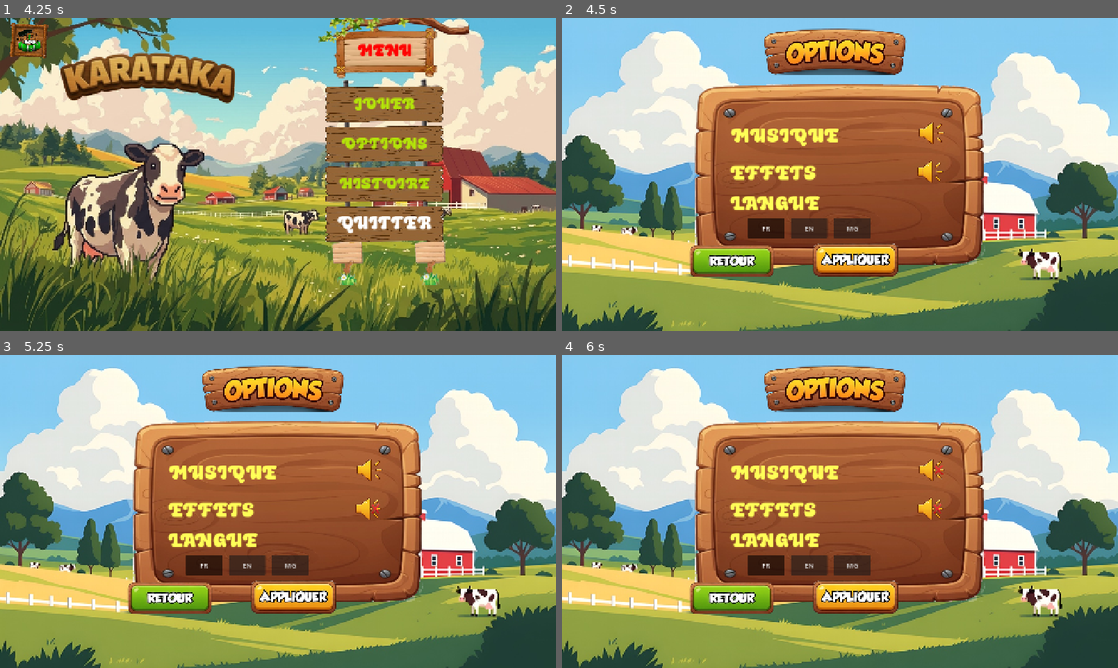
Above: before the commit, frames 1-4 (two rows, left to right).
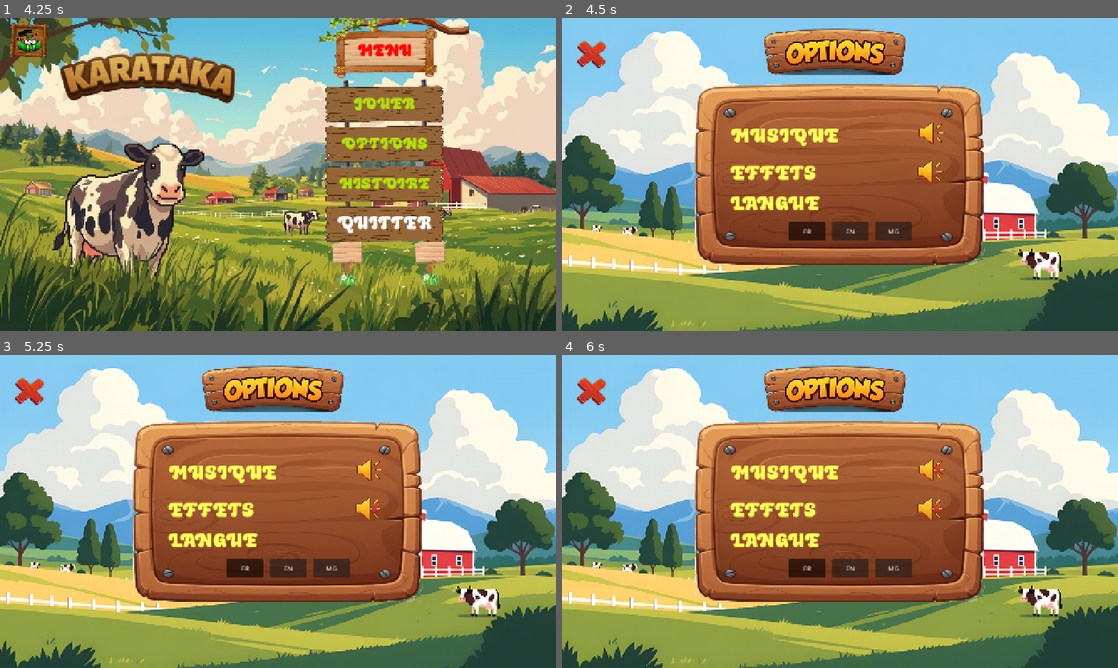
Above: after the commit, the same moments.

Repository: mosa-150505/karataka
Game: Godot game, scene res://scenes/ui/scenes/intro.tscn
Two runs of this game, one before a commit and one after it. Both use one fixed random seed, a clock stepped at 60 frames per second and the inputs below.
Inputs (mouse positions are in pixels of both pictures, inside the frame that each line leads up to):
- Up to frame 1 (4.25 s): move the mouse to (400, 158) at 0.52 s; hold Right (ui_right) 0.53-1.28 s; click (400, 158) at 0.67 s; move the mouse to (166, 190) at 1.27 s; hold Down (ui_down) 1.28-2.03 s; tap Enter at 2 s; move the mouse to (333, 105) at 2.02 s; hold Right (ui_right) 2.03-2.78 s; move the mouse to (250, 237) at 2.77 s; hold Up (ui_up) 2.78-3.53 s; click (250, 237) at 2.92 s; tap Space at 3.5 s; move the mouse to (444, 221) at 3.52 s; hold Left (ui_left) from 3.53 s (still down)
- Up to frame 2 (4.5 s): release Left (ui_left) at 4.25 s; click "OPTIONS" at 4.25 s
- Up to frame 3 (5.25 s): click "HISTOIRE" at 5 s
- Up to frame 4 (6 s): click (945, 470) at 5.75 s

Frame 1 is identical in both runs. In frame 2, 4.5% of the frame differs, in the area x 2-63%, y 7-83%; in frame 3, 4.5%; in frame 4, 4.5%.

Commit message:
fix: change return button

Diff:
--- a/scenes/maps/map.tscn
+++ b/scenes/maps/map.tscn
@@ -9,6 +9,9 @@
 [ext_resource type="Script" uid="uid://dg14quw15wifl" path="res://scenes/maps/script_for_map/house_1.gd" id="4_lwbun"]
 [ext_resource type="Script" uid="uid://duwuvn3hqu3dl" path="res://scenes/maps/script_for_map/banque.gd" id="4_xltkm"]
 [ext_resource type="Script" uid="uid://bbdn4k61pmji7" path="res://scenes/maps/script_for_map/tsena.gd" id="6_elcdo"]
+[ext_resource type="Texture2D" uid="uid://5des67hv0eth" path="res://exit_idle.png" id="10_bb6qu"]
+[ext_resource type="Texture2D" uid="uid://2xwl5j0pd6be" path="res://exit_hover.png" id="11_xvi8g"]
+[ext_resource type="Script" uid="uid://c3xpuwet00cjj" path="res://scripts/ui/scripts/return.gd" id="12_yr6hx"]
 
 [sub_resource type="CircleShape2D" id="CircleShape2D_jpo4d"]
 radius = 113.017715
@@ -21,6 +24,19 @@
 
 [sub_resource type="CircleShape2D" id="CircleShape2D_wbfjn"]
 radius = 113.0177
+
+[sub_resource type="StyleBoxTexture" id="StyleBoxTexture_j868g"]
+texture = ExtResource("10_bb6qu")
+
+[sub_resource type="StyleBoxTexture" id="StyleBoxTexture_sgmyf"]
+texture = ExtResource("11_xvi8g")
+
+[sub_resource type="StyleBoxTexture" id="StyleBoxTexture_314gp"]
+texture = ExtResource("11_xvi8g")
+expand_margin_left = 5.0
+expand_margin_top = 5.0
+expand_margin_right = 5.0
+expand_margin_bottom = 5.0
 
 [node name="main" type="Node2D" unique_id=1280137192]
 
@@ -84,3 +100,15 @@
 [node name="CollisionShape2D" type="CollisionShape2D" parent="world/batiment/tsena" unique_id=1503324999]
 position = Vector2(478, 385)
 shape = SubResource("CircleShape2D_wbfjn")
+
+[node name="return" type="Button" parent="." unique_id=1107639990]
+offset_left = 43.0
+offset_top = 42.0
+offset_right = 113.0
+offset_bottom = 107.0
+theme_override_styles/normal = SubResource("StyleBoxTexture_j868g")
+theme_override_styles/pressed = SubResource("StyleBoxTexture_sgmyf")
+theme_override_styles/hover = SubResource("StyleBoxTexture_314gp")
+script = ExtResource("12_yr6hx")
+
+[connection signal="pressed" from="return" to="return" method="_on_return_pressed"]
--- a/scenes/ui/scenes/histoire.tscn
+++ b/scenes/ui/scenes/histoire.tscn
@@ -3,20 +3,20 @@
 [ext_resource type="Texture2D" uid="uid://d1pt8otlbsb2u" path="res://assets/ui/assets/options_panel/option_bg.jpg" id="1_bg"]
 [ext_resource type="Texture2D" uid="uid://ki5myh8n57et" path="res://assets/ui/assets/options_panel/main_panel.png" id="2_panel"]
 [ext_resource type="FontFile" uid="uid://bw4jh5uos8cnt" path="res://assets/ui/assets/font/Milky Bun.ttf" id="3_font"]
-[ext_resource type="Texture2D" uid="uid://cg63a8mexc3jl" path="res://assets/ui/assets/options_panel/retour_btn-removebg-preview.png" id="4_return_normal"]
-[ext_resource type="Texture2D" uid="uid://dejxw5wmhv4cn" path="res://assets/ui/assets/options_panel/clic_return.png" id="5_return_pressed"]
+[ext_resource type="Texture2D" uid="uid://5des67hv0eth" path="res://exit_idle.png" id="6_mm58f"]
 [ext_resource type="Script" uid="uid://c3xpuwet00cjj" path="res://scripts/ui/scripts/return.gd" id="6_return_script"]
+[ext_resource type="Texture2D" uid="uid://2xwl5j0pd6be" path="res://exit_hover.png" id="7_kdytl"]
 [ext_resource type="Script" uid="uid://cqi87lco2g40g" path="res://scripts/ui/scripts/translatable.gd" id="7_tr"]
 [ext_resource type="Script" uid="uid://31do1xjnhik4" path="res://scripts/ui/scripts/hide_scrollbar.gd" id="8_hide_scroll"]
 
 [sub_resource type="StyleBoxTexture" id="StyleBoxTexture_return_normal"]
-texture = ExtResource("4_return_normal")
+texture = ExtResource("6_mm58f")
 
 [sub_resource type="StyleBoxTexture" id="StyleBoxTexture_return_pressed"]
-texture = ExtResource("5_return_pressed")
+texture = ExtResource("7_kdytl")
 
 [sub_resource type="StyleBoxTexture" id="StyleBoxTexture_return_hover"]
-texture = ExtResource("4_return_normal")
+texture = ExtResource("7_kdytl")
 expand_margin_left = 5.0
 expand_margin_top = 5.0
 expand_margin_right = 5.0
@@ -48,10 +48,10 @@
 anchor_top = 0.5
 anchor_right = 0.5
 anchor_bottom = 0.5
-offset_left = -477.5
-offset_top = -296.0
-offset_right = 489.5
-offset_bottom = 332.0
+offset_left = -411.5
+offset_top = -362.0
+offset_right = 507.5
+offset_bottom = 347.0
 grow_horizontal = 2
 grow_vertical = 2
 texture = ExtResource("2_panel")
@@ -65,7 +65,7 @@
 theme_override_colors/font_color = Color(1, 1, 0.34117648, 1)
 theme_override_fonts/font = ExtResource("3_font")
 theme_override_font_sizes/font_size = 48
-text = "UI_STORY_TITLE"
+text = "STORY"
 horizontal_alignment = 1
 
 [node name="Translator" type="Node" parent="main_panel/title" unique_id=636813713]
@@ -74,10 +74,10 @@
 
 [node name="body_scroll" type="ScrollContainer" parent="main_panel" unique_id=1346051315]
 layout_mode = 0
-offset_left = 89.0
-offset_top = 116.0
-offset_right = 850.0
-offset_bottom = 507.0
+offset_left = 81.0
+offset_top = 119.0
+offset_right = 821.0
+offset_bottom = 573.0
 horizontal_scroll_mode = 0
 script = ExtResource("8_hide_scroll")
 
@@ -97,10 +97,10 @@
 
 [node name="return" type="Button" parent="." unique_id=463211529]
 layout_mode = 0
-offset_left = 627.0
-offset_top = 659.0
-offset_right = 794.0
-offset_bottom = 707.0
+offset_left = 43.0
+offset_top = 42.0
+offset_right = 113.0
+offset_bottom = 107.0
 theme_override_styles/normal = SubResource("StyleBoxTexture_return_normal")
 theme_override_styles/pressed = SubResource("StyleBoxTexture_return_pressed")
 theme_override_styles/hover = SubResource("StyleBoxTexture_return_hover")
--- a/scenes/ui/scenes/option.tscn
+++ b/scenes/ui/scenes/option.tscn
@@ -2,13 +2,11 @@
 
 [ext_resource type="Texture2D" uid="uid://d1pt8otlbsb2u" path="res://assets/ui/assets/options_panel/option_bg.jpg" id="1_qt2fl"]
 [ext_resource type="Texture2D" uid="uid://ki5myh8n57et" path="res://assets/ui/assets/options_panel/main_panel.png" id="2_4u85i"]
-[ext_resource type="Texture2D" uid="uid://cg63a8mexc3jl" path="res://assets/ui/assets/options_panel/retour_btn-removebg-preview.png" id="3_0chu7"]
 [ext_resource type="FontFile" uid="uid://bw4jh5uos8cnt" path="res://assets/ui/assets/font/Milky Bun.ttf" id="3_1e2sa"]
-[ext_resource type="Texture2D" uid="uid://cntjr7yxi7xtb" path="res://assets/ui/assets/options_panel/normal_aply.png" id="3_uyxjx"]
-[ext_resource type="Texture2D" uid="uid://dejxw5wmhv4cn" path="res://assets/ui/assets/options_panel/clic_return.png" id="4_glgj2"]
-[ext_resource type="Texture2D" uid="uid://b04mdnaq0qrn1" path="res://assets/ui/assets/options_panel/apply.png" id="6_23mno"]
 [ext_resource type="Script" uid="uid://du0nsn271oseb" path="res://scripts/ui/scripts/mute.gd" id="6_u8bav"]
+[ext_resource type="Texture2D" uid="uid://5des67hv0eth" path="res://exit_idle.png" id="7_0tkwo"]
 [ext_resource type="Script" uid="uid://c3xpuwet00cjj" path="res://scripts/ui/scripts/return.gd" id="7_0totx"]
+[ext_resource type="Texture2D" uid="uid://2xwl5j0pd6be" path="res://exit_hover.png" id="8_k6hse"]
 [ext_resource type="Texture2D" uid="uid://v41gg3wpipcy" path="res://assets/ui/assets/options_panel/a-removebg-preview.png" id="9_046j0"]
 [ext_resource type="Script" uid="uid://fnrt1b7eiaqx" path="res://scripts/ui/scripts/language_button.gd" id="10_lang"]
 [ext_resource type="Script" uid="uid://cqi87lco2g40g" path="res://scripts/ui/scripts/translatable.gd" id="11_tr"]
@@ -20,26 +18,13 @@
 [sub_resource type="StyleBoxEmpty" id="StyleBoxEmpty_u8bav"]
 
 [sub_resource type="StyleBoxTexture" id="StyleBoxTexture_glgj2"]
-texture = ExtResource("3_0chu7")
+texture = ExtResource("7_0tkwo")
 
 [sub_resource type="StyleBoxTexture" id="StyleBoxTexture_uyxjx"]
-texture = ExtResource("4_glgj2")
+texture = ExtResource("7_0tkwo")
 
 [sub_resource type="StyleBoxTexture" id="StyleBoxTexture_23mno"]
-texture = ExtResource("3_0chu7")
-expand_margin_left = 5.0
-expand_margin_top = 5.0
-expand_margin_right = 5.0
-expand_margin_bottom = 5.0
-
-[sub_resource type="StyleBoxTexture" id="StyleBoxTexture_1e2sa"]
-texture = ExtResource("3_uyxjx")
-
-[sub_resource type="StyleBoxTexture" id="StyleBoxTexture_51g7h"]
-texture = ExtResource("6_23mno")
-
-[sub_resource type="StyleBoxTexture" id="StyleBoxTexture_046j0"]
-texture = ExtResource("3_uyxjx")
+texture = ExtResource("8_k6hse")
 expand_margin_left = 5.0
 expand_margin_top = 5.0
 expand_margin_right = 5.0
@@ -88,7 +73,7 @@
 theme_override_colors/font_color = Color(1, 1, 0.34117648, 1)
 theme_override_fonts/font = ExtResource("3_1e2sa")
 theme_override_font_sizes/font_size = 50
-text = "UI_MUSIC"
+text = "MUSIC"
 
 [node name="Translator" type="Node" parent="main_panel/music" unique_id=1125448658]
 script = ExtResource("11_tr")
@@ -103,7 +88,7 @@
 theme_override_colors/font_color = Color(1, 1, 0.34117648, 1)
 theme_override_fonts/font = ExtResource("3_1e2sa")
 theme_override_font_sizes/font_size = 50
-text = "UI_EFFECTS"
+text = "EFFECTS"
 
 [node name="Translator" type="Node" parent="main_panel/effect" unique_id=1137637653]
 script = ExtResource("11_tr")
@@ -147,7 +132,7 @@
 theme_override_colors/font_color = Color(1, 1, 0.34117648, 1)
 theme_override_fonts/font = ExtResource("3_1e2sa")
 theme_override_font_sizes/font_size = 50
-text = "UI_LANGUAGE"
+text = "LANGUAGE"
 
 [node name="Translator" type="Node" parent="main_panel/language" unique_id=44307832]
 script = ExtResource("11_tr")
@@ -155,10 +140,10 @@
 
 [node name="LanguageContainer" type="HBoxContainer" parent="main_panel" unique_id=1236531939]
 layout_mode = 0
-offset_left = 129.25
-offset_top = 328.625
-offset_right = 521.25
-offset_bottom = 378.625
+offset_left = 230.25
+offset_top = 338.625
+offset_right = 534.25
+offset_bottom = 383.625
 theme_override_constants/separation = 16
 
 [node name="fr_button" type="Button" parent="main_panel/LanguageContainer" unique_id=1273033609]
@@ -186,24 +171,14 @@
 
 [node name="return" type="Button" parent="." unique_id=1425841078]
 layout_mode = 0
-offset_left = 313.0
-offset_top = 557.0
-offset_right = 522.0
-offset_bottom = 637.0
+offset_left = 34.0
+offset_top = 54.0
+offset_right = 110.0
+offset_bottom = 125.0
 theme_override_styles/normal = SubResource("StyleBoxTexture_glgj2")
 theme_override_styles/pressed = SubResource("StyleBoxTexture_uyxjx")
 theme_override_styles/hover = SubResource("StyleBoxTexture_23mno")
 script = ExtResource("7_0totx")
-
-[node name="apply" type="Button" parent="." unique_id=1028082581]
-layout_mode = 0
-offset_left = 616.0
-offset_top = 554.0
-offset_right = 825.0
-offset_bottom = 634.0
-theme_override_styles/normal = SubResource("StyleBoxTexture_1e2sa")
-theme_override_styles/pressed = SubResource("StyleBoxTexture_51g7h")
-theme_override_styles/hover = SubResource("StyleBoxTexture_046j0")
 
 [node name="Sprite2D" type="Sprite2D" parent="." unique_id=1602825455]
 position = Vector2(670, 83)
